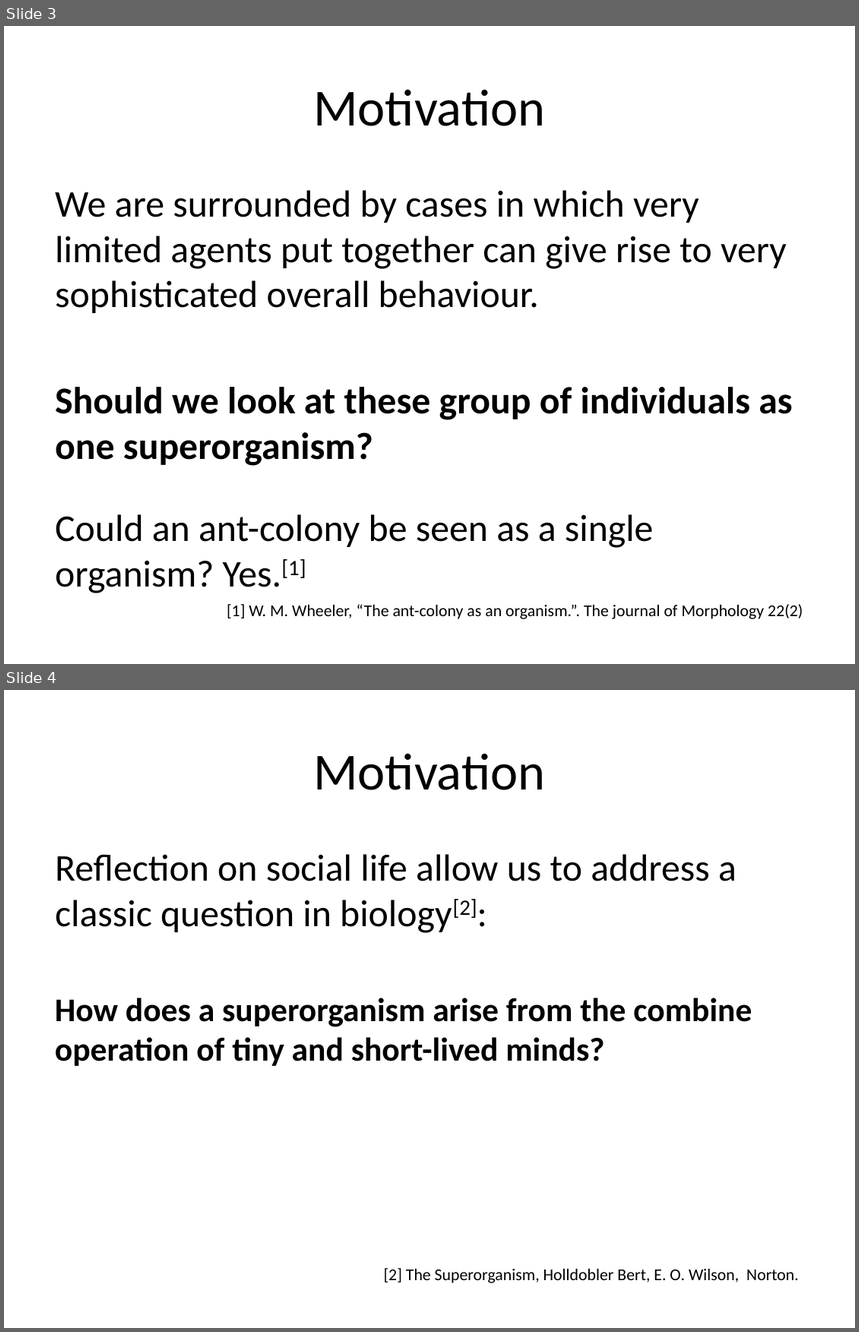
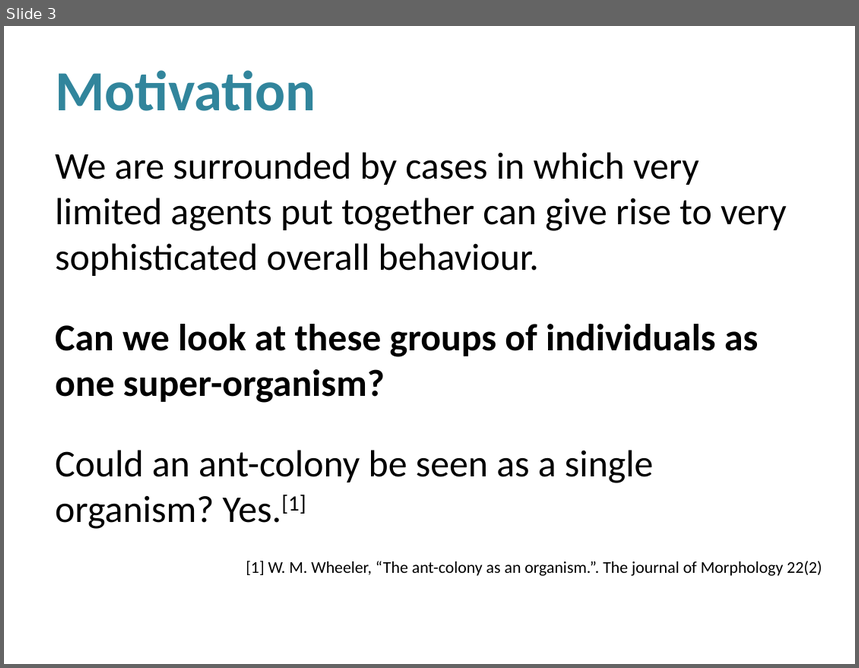
Before and after one commit to luiz-filipe/msc-project, a slide deck: presentation-june/Presentation.pptx. Shown one above the other, each under a label of ours: slides 3 and 4 before the commit, slide 3 after it. The pictures are 859x1332 and 859x668 pixels, drawn with LibreOffice and Linux fonts; fonts in the diff are those of the drawing; background and template pictures are left out. Boxes give left, top, right and bottom in pixels: in the first picture for what was removed or moved away, otherwise in the second. Text is boxed around its words. In the diff, an @@ line names an element or a change of style, - is before the commit and + after.

Commit message:
AgentType decoupled from Task, Presentation updated with UML class diagram, UML model added. Fixed issue with Agent and Node initialisation.

```diff
--- a/presentation-june/Presentation.pptx
+++ b/presentation-june/Presentation.pptx
@@ slide 4 removed at bbox=[4, 690, 855, 1328], background #FFFFFF @@
@@ title removed at bbox=[313, 753, 545, 790] @@
-Motivation
@@ text removed at bbox=[55, 854, 737, 933] @@
-Reflection on social life allow us to address a classic question in biology[2]:
@@ text removed at bbox=[55, 998, 752, 1066] @@
-How does a superorganism arise from the combine operation of tiny and short-lived minds?
@@ text removed at bbox=[384, 1268, 799, 1284] @@
-[2] The Superorganism, Holldobler Bert, E. O. Wilson, Norton.
@@ slide 3 changed as well @@
@@ title "Motivation" at bbox=[55, 70, 316, 111]: size 44 to 48 pt, text colour #000000 to #31859C, bold on; alignment centre to left @@
@@ text "We are surrounded by cases ...": place and size @@
-text "We are surrounded by cases ..." at bbox=[55, 190, 792, 594]
+text "We are surrounded by cases ..." at bbox=[55, 152, 787, 529]
@@ text at bbox=[55, 152, 787, 529]: more space between paragraphs @@
@@ text at bbox=[55, 324, 758, 403]: text changed @@
-Should we look at these group of individuals as one superorganism?
+Can we look at these groups of individuals as one super-organism?
@@ text "[1] W. M. Wheeler, “The ...": place and size @@
-text "[1] W. M. Wheeler, “The ..." at bbox=[227, 604, 803, 620]
+text "[1] W. M. Wheeler, “The ..." at bbox=[246, 561, 822, 576]
```
Also in this commit, not shown: 8 other slides changed, 4 slides added, 4 other slides removed, 13 other files.
